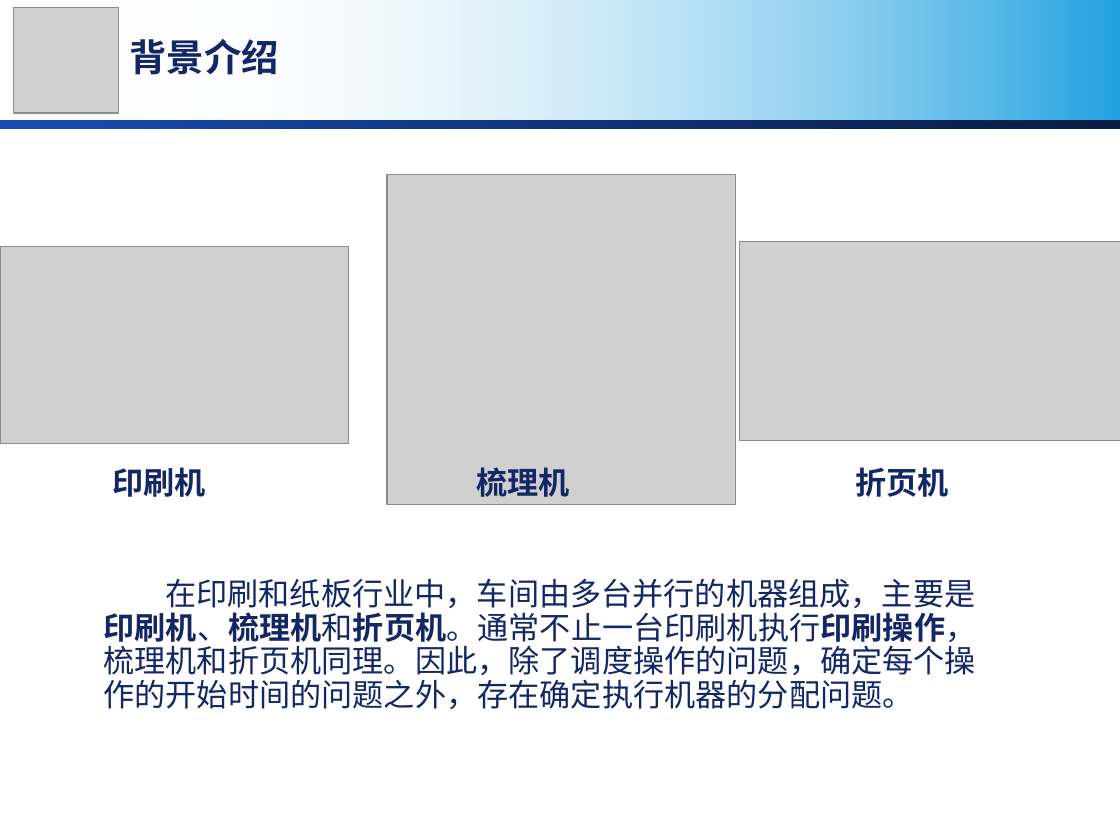
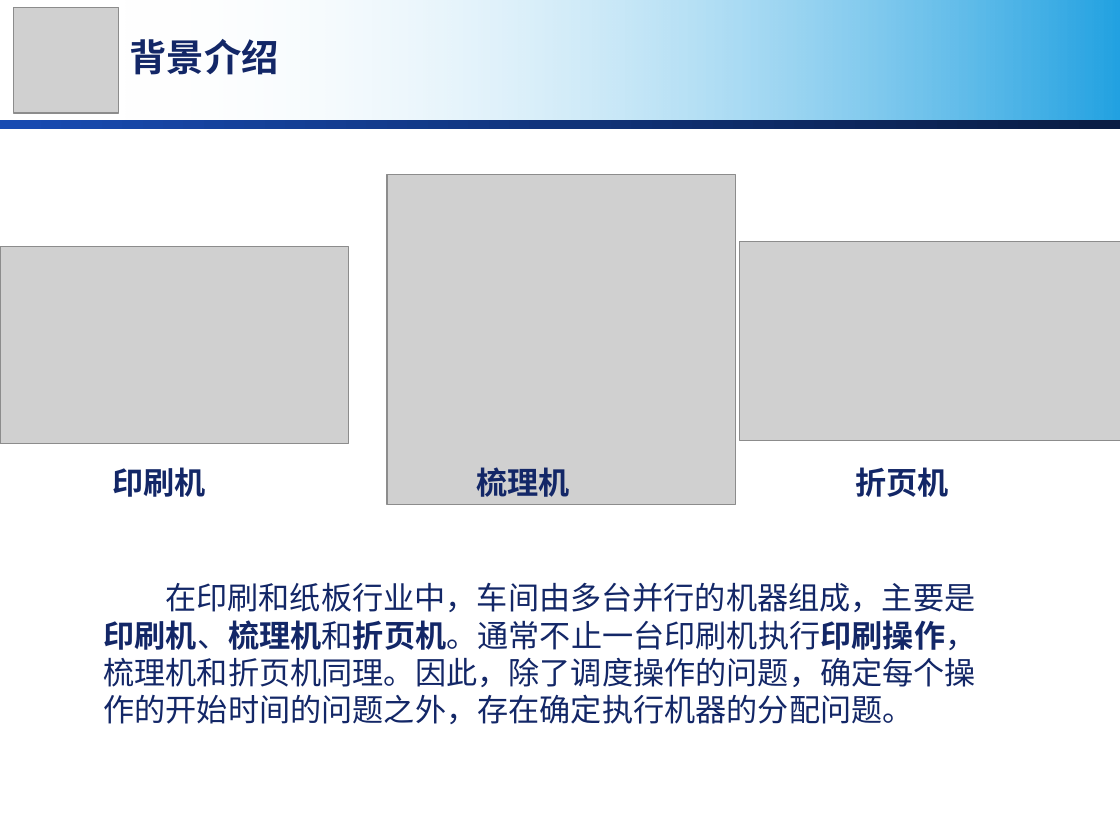
Before and after one commit to MirrichWangD/MUST, a slide deck: slide 4 of 管理學導論/presentation.pptx. Drawn at 1120x840 pixels with LibreOffice and Linux fonts; fonts in the diff are those of the drawing; grey boxes stand for pictures; background and template pictures are left out. Boxes give left, top, right and bottom in pixels: in the first picture for what was removed or moved away, otherwise in the second. Text is boxed around its words. In the diff, an @@ line names an element or a change of style, - is before the commit and + after.

```diff
--- a/管理學導論/presentation.pptx
+++ b/管理學導論/presentation.pptx
@@ text "在印刷和纸板行业中，车间由多台并行的机器组成，主要是印刷机、梳理机和折页机。通常不止一台印刷机执行印刷操作，梳理机和折页 ..." at [104,583,977,724]: line spacing 0.9 to 1 @@
```
Also in this commit, not shown: 5 other slides changed, 6 slides added.
